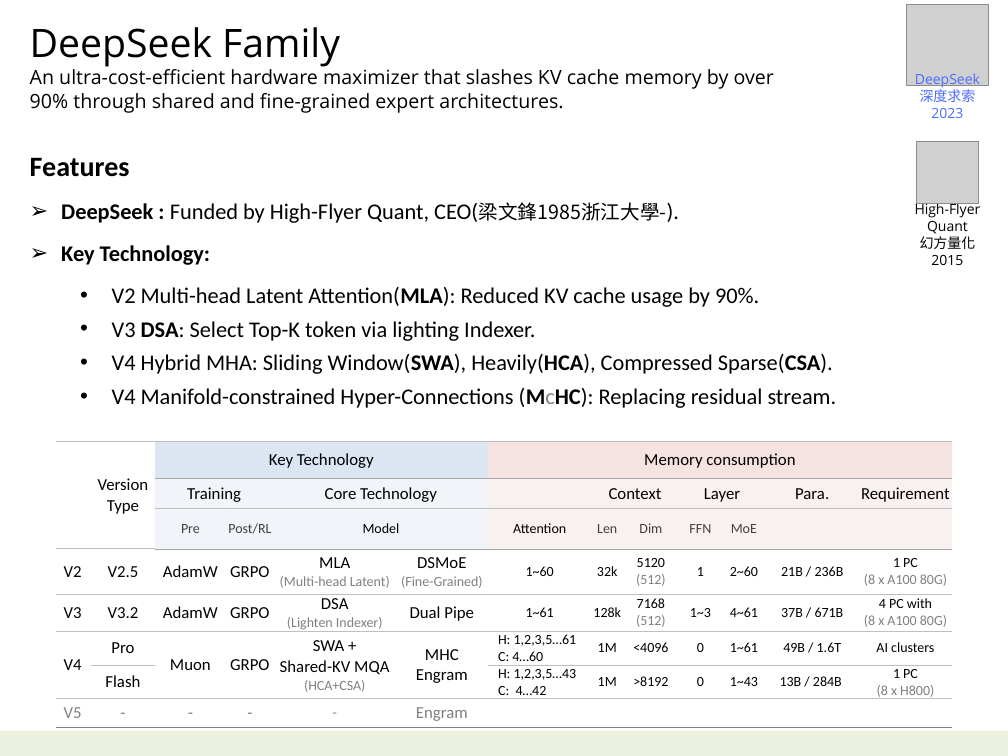
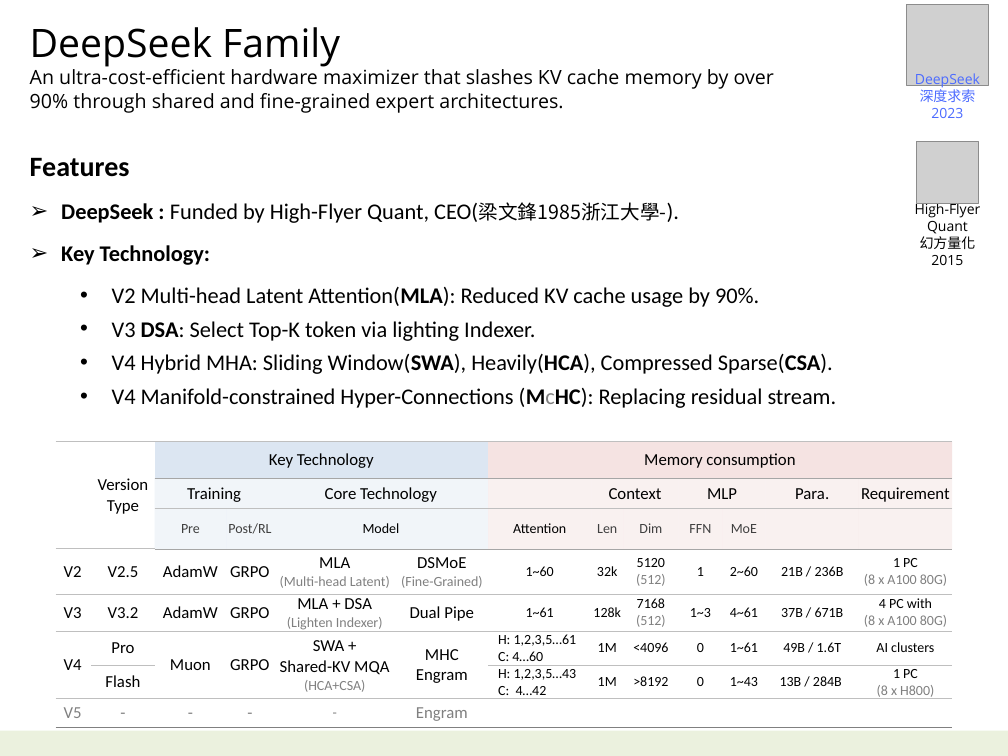
Before and after one commit to navibator/crazy-ai, a slide deck: slide 16 of ai-deepseek.pptx (slide 13 before the commit). Drawn at 1008x756 pixels with LibreOffice and Linux fonts; fonts in the diff are those of the drawing; grey boxes stand for pictures. Boxes give left, top, right and bottom in pixels: in the first picture for what was removed or moved away, otherwise in the second. Text is boxed around its words. In the diff, an @@ line names an element or a change of style, - is before the commit and + after.

```diff
--- a/ai-deepseek.pptx
+++ b/ai-deepseek.pptx
@@ table at [55,442,953,725] @@
-row 2, column 10: Layer
+row 2, column 10: MLP
-row 5, column 5: DSA / (Lighten Indexer)
+row 5, column 5: MLA + DSA / (Lighten Indexer)
```
Also in this commit, not shown: 3 slides added, 2 other files.
